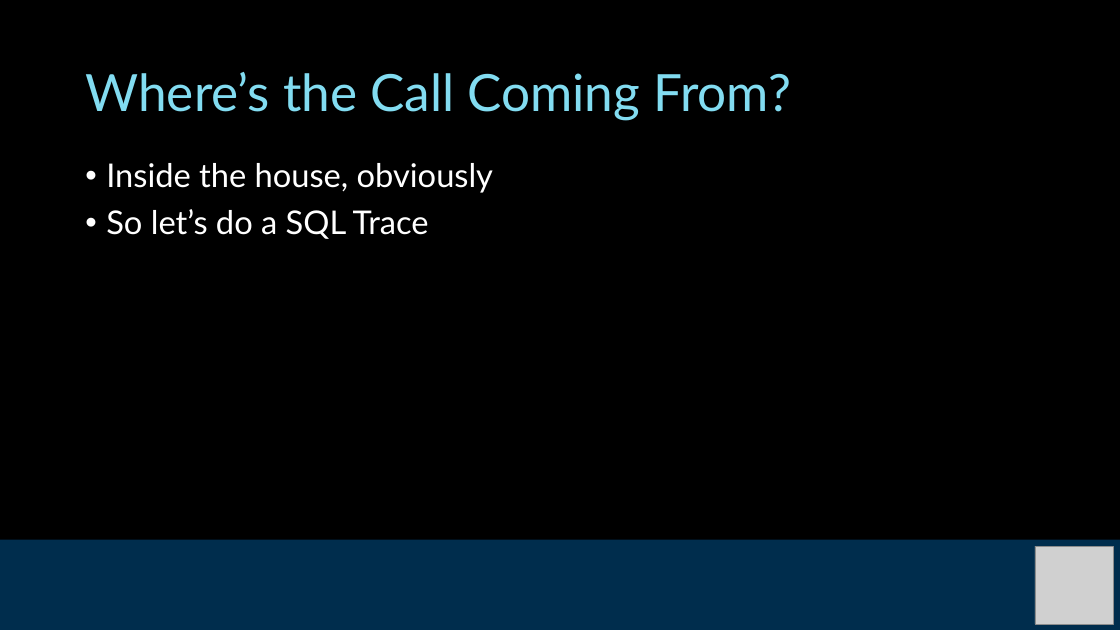
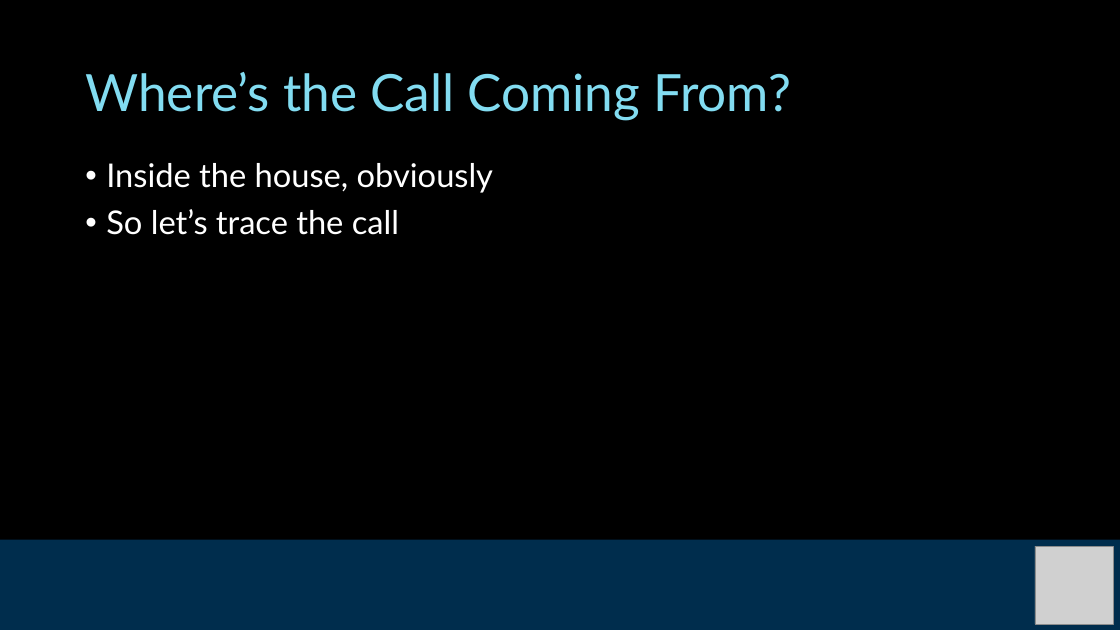
Before and after one commit to iug-ils-data-preconf/iug2026, a slide deck: slide 12 of Daniel Messer/Thousands of Tables and Four Farthings/1000s of Tables and 4 Farthings.pptx. Drawn at 1120x630 pixels with LibreOffice and Linux fonts; fonts in the diff are those of the drawing; grey boxes stand for pictures. Boxes give left, top, right and bottom in pixels: in the first picture for what was removed or moved away, otherwise in the second. Text is boxed around its words. In the diff, an @@ line names an element or a change of style, - is before the commit and + after.

```diff
--- a/Daniel Messer/Thousands of Tables and Four Farthings/1000s of Tables and 4 Farthings.pptx
+++ b/Daniel Messer/Thousands of Tables and Four Farthings/1000s of Tables and 4 Farthings.pptx
@@ text at bbox=[106, 209, 399, 235]: text changed @@
-• So let’s do a SQL Trace
+• So let’s trace the call
```
Also in this commit, not shown: 1 other slide changed, 2 other files.
